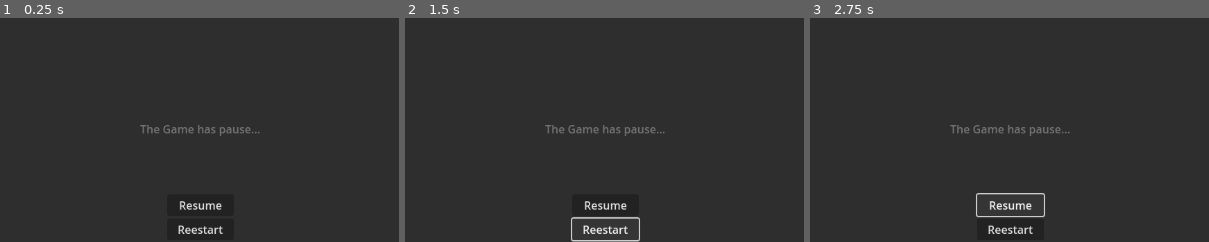
Above: before the commit, frames 1-3 (left to right).
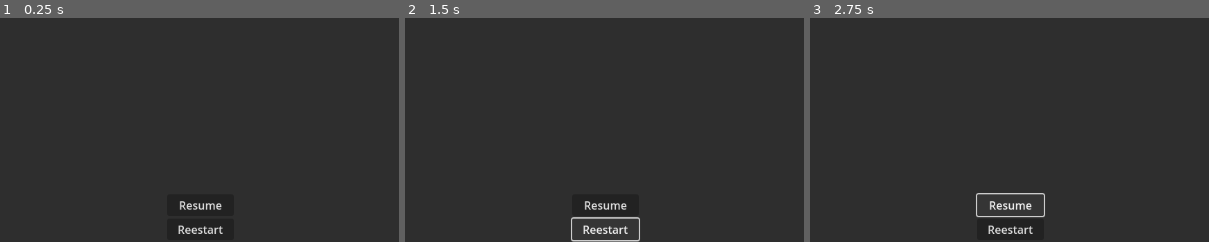
Above: after the commit, the same moments.

Repository: Jae7777/Wind-Tempo
Game: Godot game, scene res://control.tscn
Two runs of this game, one before a commit and one after it. Both use one fixed random seed, a clock stepped at 60 frames per second and the inputs below. The project has no main scene, so this scene is started directly.
Inputs:
- Up to frame 1 (0.25 s): no input
- Up to frame 2 (1.5 s): click "Resume" at 0.5 s; click "Reestart" at 1.25 s
- Up to frame 3 (2.75 s): click "Resume" at 2 s
The pictures show only the part of the screen within x 25-75%, y 0-50%; the shares and areas given below are measured in that part.

The runs differ from the first frame. In frame 1, 0.4% of the frame differs, in the area x 35-66%, y 47-53%; in frame 2, 0.4%; in frame 3, 0.4%.

Commit message:
Connect buttons to the script

Diff:
--- a/wind-tempo/Pause_Menu.gd
+++ b/wind-tempo/Pause_Menu.gd
@@ -28,3 +28,19 @@
 	# Un-pause and switch to the main menu scene.
 	get_tree().paused = false
 	get_tree().change_scene_to_file("res://main_menu.tscn")
+
+
+func _on_resume_button_pressed() -> void:
+	pass # Replace with function body.
+
+
+func _on_restart_button_pressed() -> void:
+	pass # Replace with function body.
+
+
+func _on_options_button_pressed() -> void:
+	pass # Replace with function body.
+
+
+func _on_main_menu_button_pressed() -> void:
+	pass # Replace with function body.
--- a/wind-tempo/control.tscn
+++ b/wind-tempo/control.tscn
@@ -1,4 +1,6 @@
-[gd_scene format=3 uid="uid://bgenq3i0mmhtg"]
+[gd_scene load_steps=2 format=3 uid="uid://bgenq3i0mmhtg"]
+
+[ext_resource type="Script" uid="uid://bl52ef5smxmkf" path="res://Pause_Menu.gd" id="1_0fbet"]
 
 [node name="PauseMenu" type="Control"]
 layout_mode = 3
@@ -21,6 +23,7 @@
 text = "The Game has pause..."
 horizontal_alignment = 1
 vertical_alignment = 1
+script = ExtResource("1_0fbet")
 
 [node name="Panel" type="Panel" parent="."]
 layout_mode = 1
